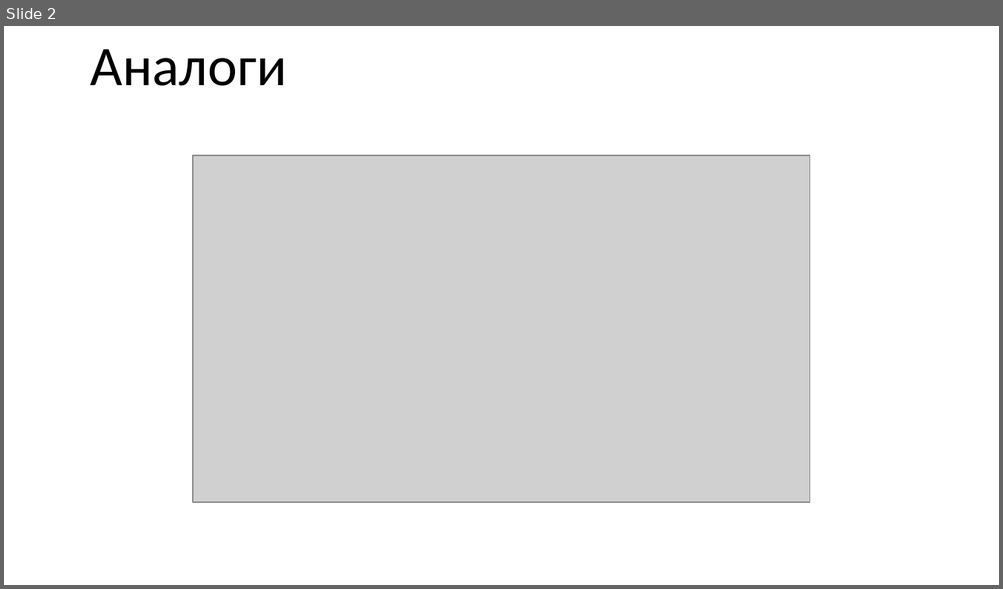
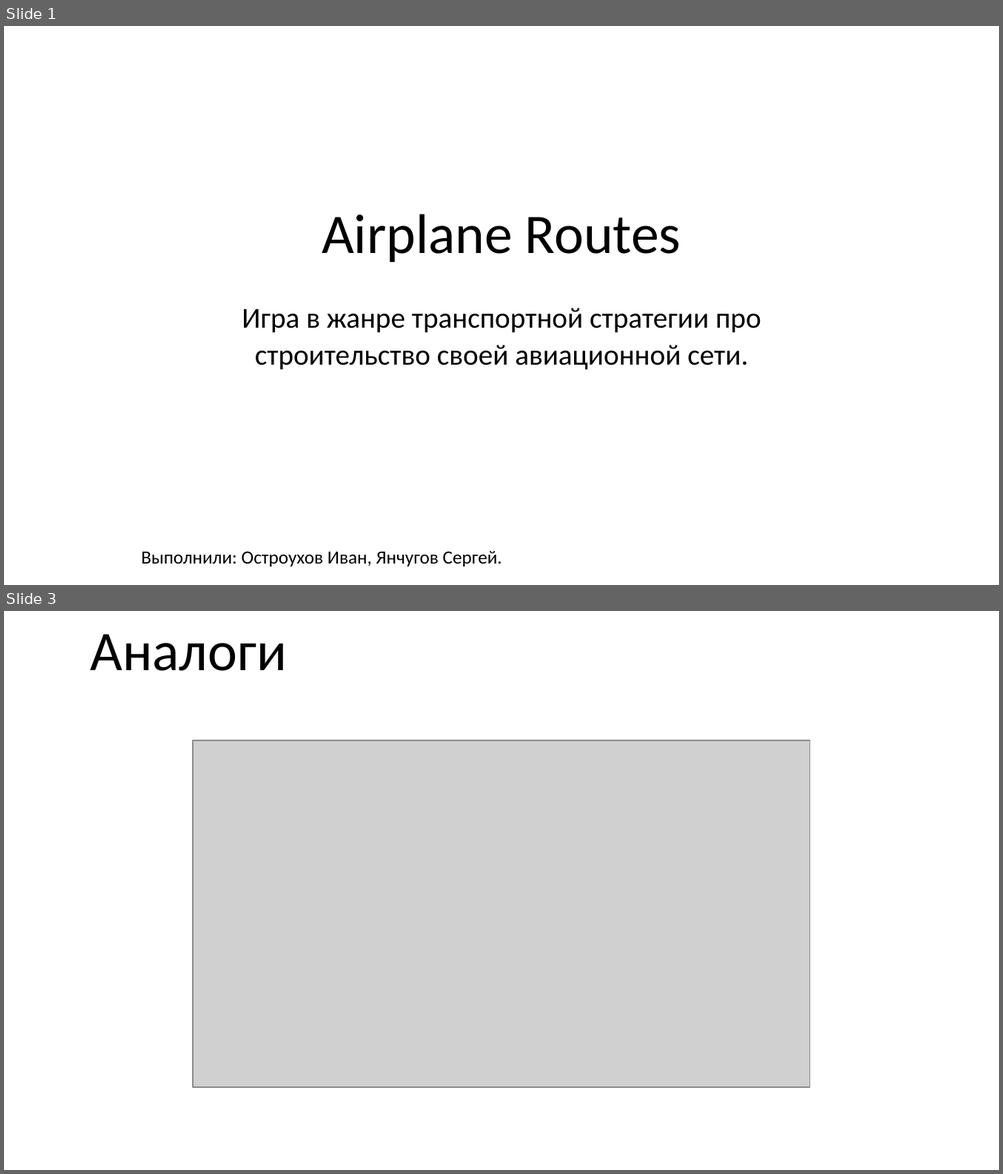
Before and after one commit to VaNNoSiC/game_project, a slide deck: Презентация1.pptx. Shown one above the other, each under a label of ours: slide 2 before the commit, slides 1 and 3 after it; the slides between them are not shown. The pictures are 1003x589 and 1003x1174 pixels, drawn with LibreOffice and Linux fonts; fonts in the diff are those of the drawing; grey boxes stand for pictures; background and template pictures are left out. Boxes give left, top, right and bottom in pixels: in the first picture for what was removed or moved away, otherwise in the second. Text is boxed around its words. In the diff, an @@ line names an element or a change of style, - is before the commit and + after.

```diff
--- a/Презентация1.pptx
+++ b/Презентация1.pptx
@@ slide 1 added at [4, 26, 999, 585], background picture (left out) @@
@@ text added at [321, 214, 681, 263], 54 pt, text #000000 @@
+Airplane Routes
@@ text added at [242, 308, 761, 370], 28 pt, text #000000 @@
+Игра в жанре транспортной стратегии про строительство своей авиационной сети.
@@ text added at [141, 551, 502, 567], 18 pt, text #000000 @@
+Выполнили: Остроухов Иван, Янчугов Сергей.
@@ what was slide 2 is now slide 3 @@
```
Also in this commit, not shown: 4 slides changed, 3 other slides added, 1 slide removed, 11 other files.
